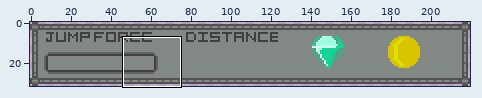
Pixel-art file -- art/hud.ase. Above: a wide view before the commit, with the close-up outlined.
Close-up. Earlier state:
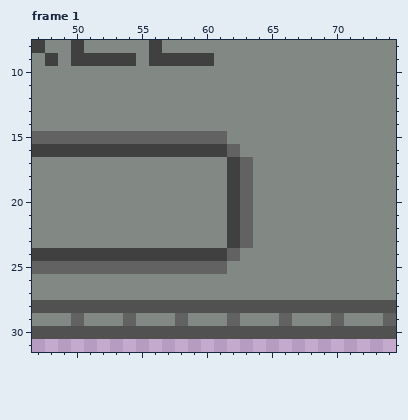
220x32 pixels, 18 frames. Shown: frame 1: x 47..74, y 8..31.
After:
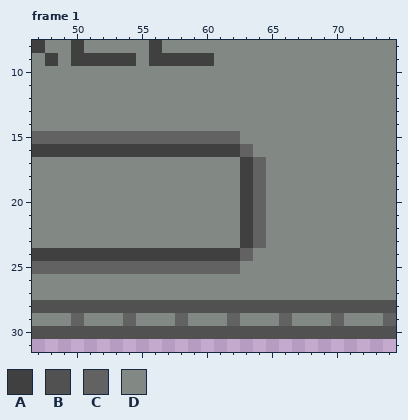
Palette (. is transparent): A #404040  B #515151  C #626262  D #828884
Change:
Frame 1, layer "bar-background":
y 15: x 62 D -> C
y 16: x 62..63 CD -> AC
y 17..23: x 62..64 ACD -> DAC
y 24: x 62..63 CD -> AC
y 25: x 62 D -> C
Changed places in both close-ups, as pixel boxes (x1, y1, x2, y2):
changed: (227, 131, 266, 274)
